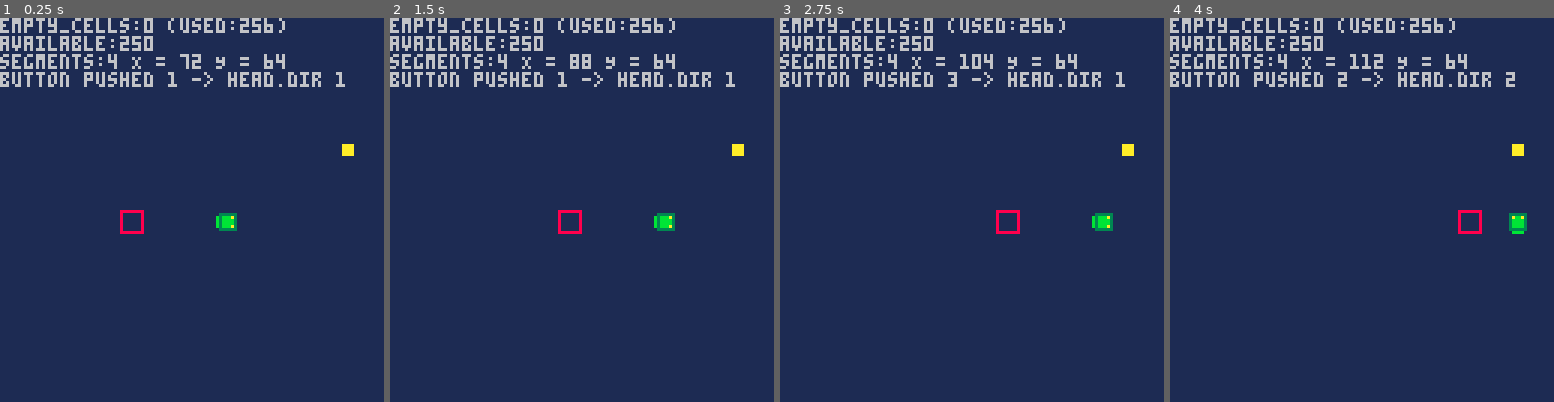
Above: before the commit, frames 1-4 (left to right).
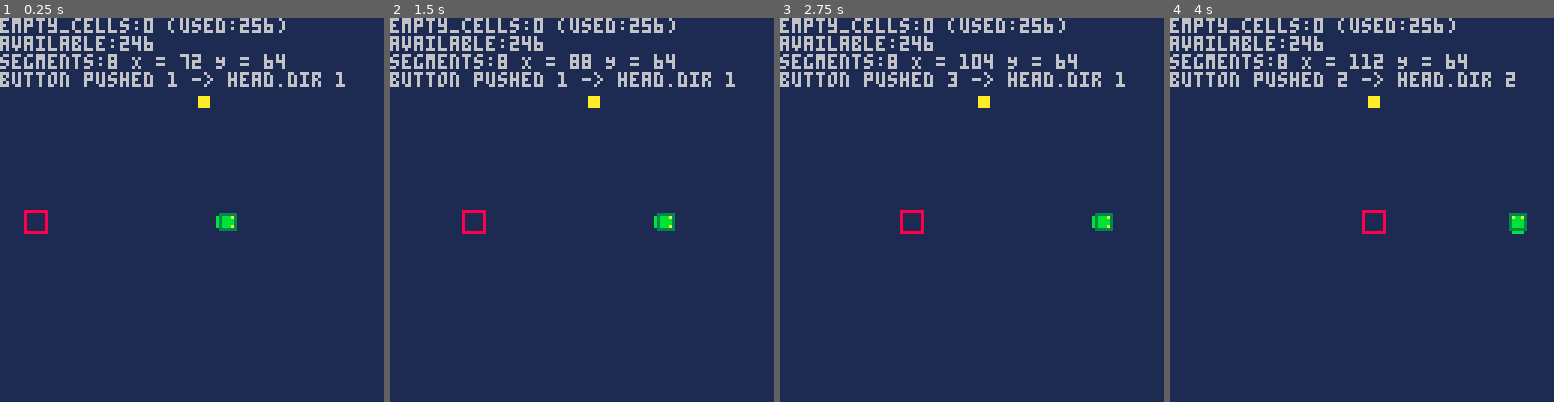
Above: after the commit, the same moments.

Repository: kakardo/Pico-8
Game: PICO-8 cartridge snake.p8
The game is run twice, just before and just after one commit, with the same random seed, the same clock (stepped at 60 frames per second) and the same inputs.
Inputs:
- Up to frame 1 (0.25 s): no input
- Up to frame 2 (1.5 s): tap O (Z key) at 0.33, 0.7, 1.43 s; tap X (X key) at 1.07 s
- Up to frame 3 (2.75 s): hold Left 1.97-2.37 s; tap X (X key) at 2.07, 2.4, 2.73 s; tap O (Z key) at 2.22 s; hold Down from 2.42 s (still down)
- Up to frame 4 (4 s): release Down at 2.82 s; hold Right 2.87-3.53 s; tap X (X key) at 3.07, 3.4, 3.73 s; tap O (Z key) at 3.1, 3.98 s; hold Up from 3.58 s (still down)

The runs differ from the first frame. In frame 1, 0.6% of the frame differs, in the area x 6-93%, y 4-57%; in frame 2, 0.6%; in frame 3, 0.6%; in frame 4, 0.6%.

Commit message:
Bug: Snake dies when heading for tail that tries to move to the side

Diff:
--- a/main.lua
+++ b/main.lua
@@ -22,6 +22,8 @@
 	- Crawling into your own body leads to GAME OVER.          <2025-07-31>
 
 	TODO
+	- Fix: snake dies if heading for tail that should have had
+	  the time to move away.
 	- Make suicide turn a toggleable option.
 	- Increase speed at certain lengths.
 	- Possibility to dash for higher score.
--- a/snake.lua
+++ b/snake.lua
@@ -15,7 +15,7 @@
 head = {}
 body = {}
 
-local snake_starting_length = 4
+local snake_starting_length = 8
 local snake_starting_coordinate = 64
 local snake_starting_direction = 1
 
@@ -182,9 +182,12 @@
 
 	-- Draw body
 	if body.segments > 0 then
+		-- body.segments-1 = to not draw the last piece
+		-- and save the spot for a tail.
 		for i = body.segments-1, 1, -1 do
 			draw_body_shape(i)
 		end
+
 		spr(21, body.x[body.segments], body.y[body.segments])
 	end
 end
